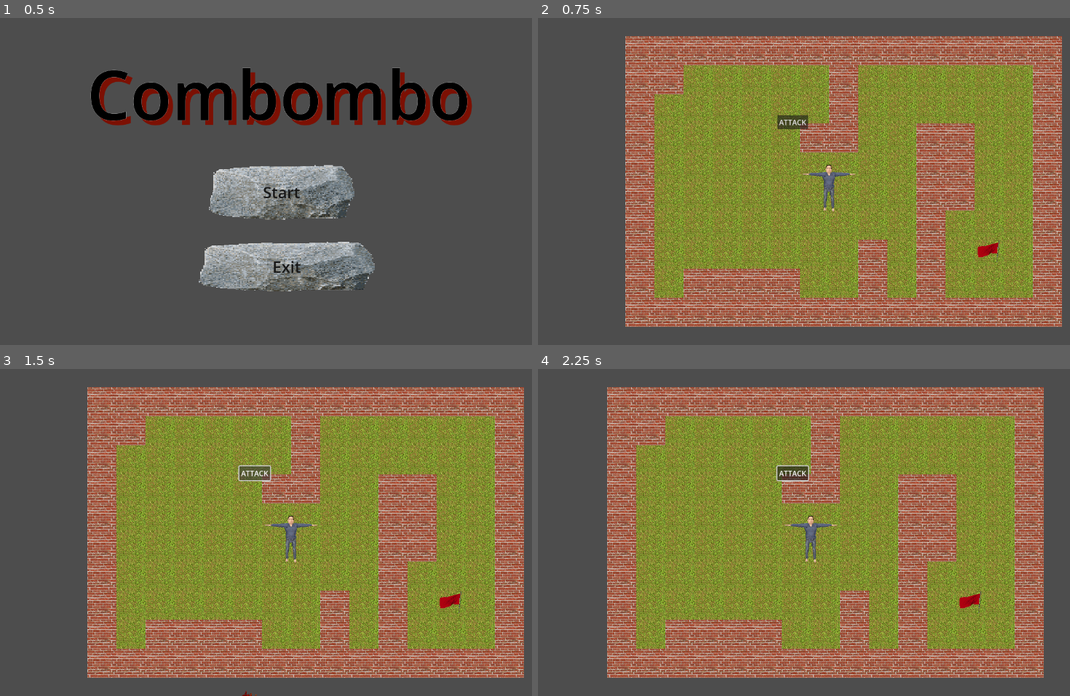
Above: before the commit, frames 1-4 (two rows, left to right).
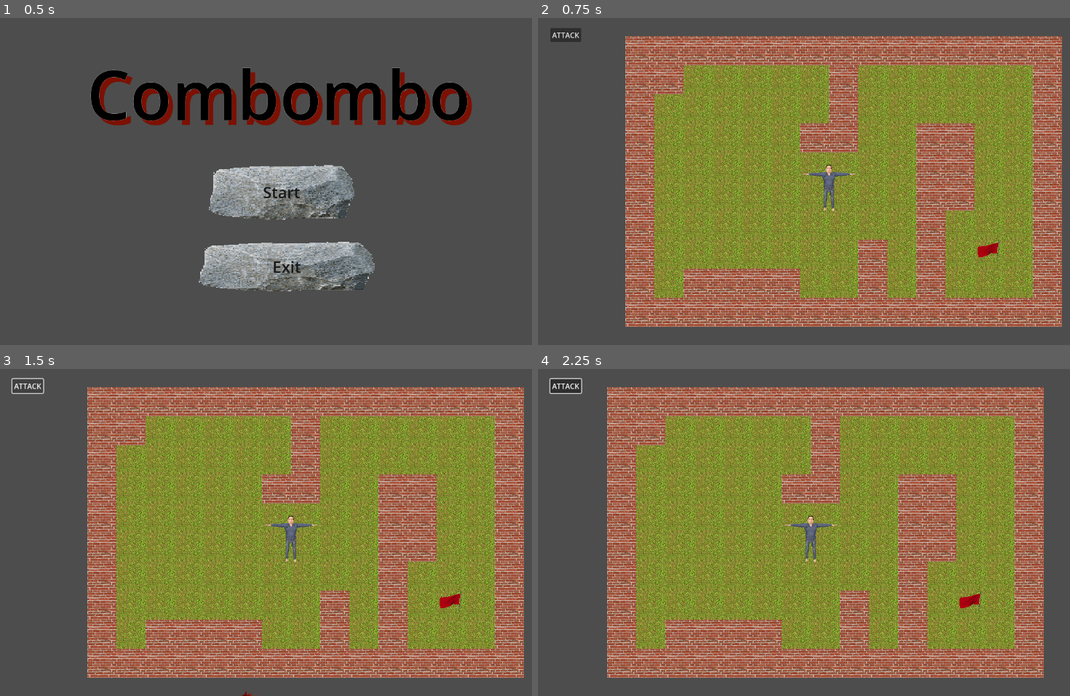
Above: after the commit, the same moments.

Repository: MaxWesterlund/Combombo
Game: Godot game, scene res://Scenes/Menu.tscn
Two runs of this game, one before a commit and one after it. Both use one fixed random seed, a clock stepped at 60 frames per second and the inputs below.
Inputs (mouse positions are in pixels of both pictures, inside the frame that each line leads up to):
- Up to frame 1 (0.5 s): no input
- Up to frame 2 (0.75 s): click (819, 191) at 0.5 s
- Up to frame 3 (1.5 s): click "ATTACK" at 1.25 s
- Up to frame 4 (2.25 s): tap Enter at 2 s; move the mouse to (958, 516) at 2.02 s; press the mouse at (958, 516) at 2.03 s; hold D (move_right) from 2.03 s (still down)

Frame 1 is identical in both runs. In frame 2, 0.5% of the frame differs, in the area x 2-51%, y 3-34%; in frame 3, 0.4%; in frame 4, 0.6%, in the area x 2-52%, y 2-35%.

Commit message:
.

Diff:
--- a/Scenes/main.tscn
+++ b/Scenes/main.tscn
@@ -25,10 +25,10 @@
 [node name="CanvasLayer" type="CanvasLayer" parent="."]
 
 [node name="AttackButton" type="Button" parent="CanvasLayer" groups=["UI"]]
-offset_left = 526.0
-offset_top = 214.0
-offset_right = 594.0
-offset_bottom = 245.0
+offset_left = 27.0
+offset_top = 22.0
+offset_right = 95.0
+offset_bottom = 53.0
 mouse_filter = 1
 text = "ATTACK"
 script = ExtResource("2_g2qk1")
